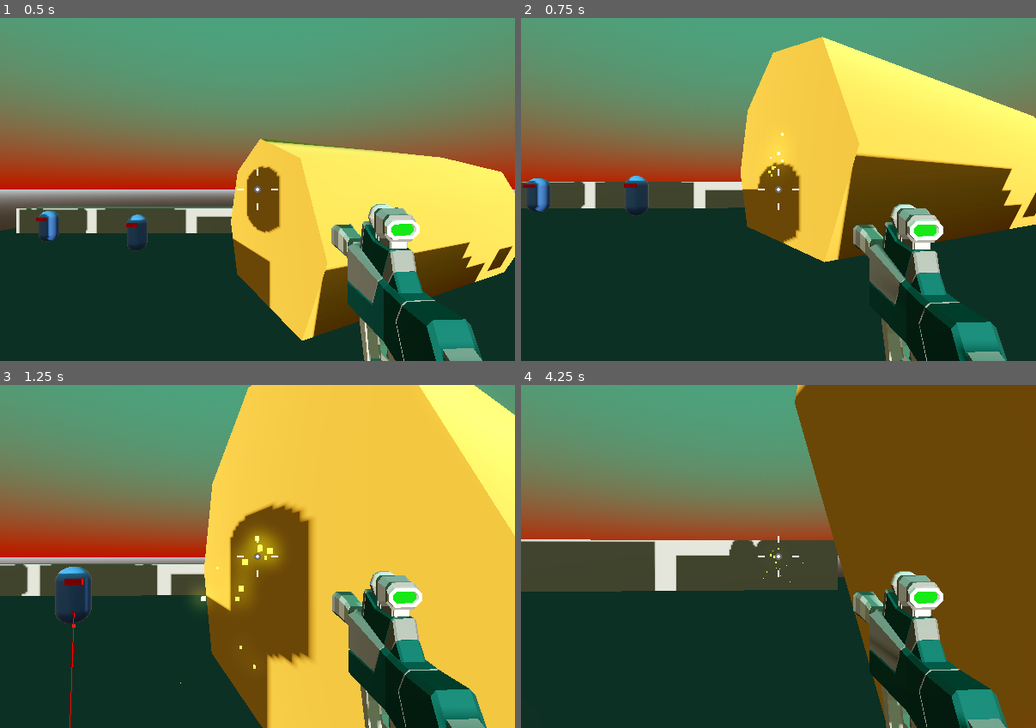
Above: before the commit, frames 1-4 (two rows, left to right).
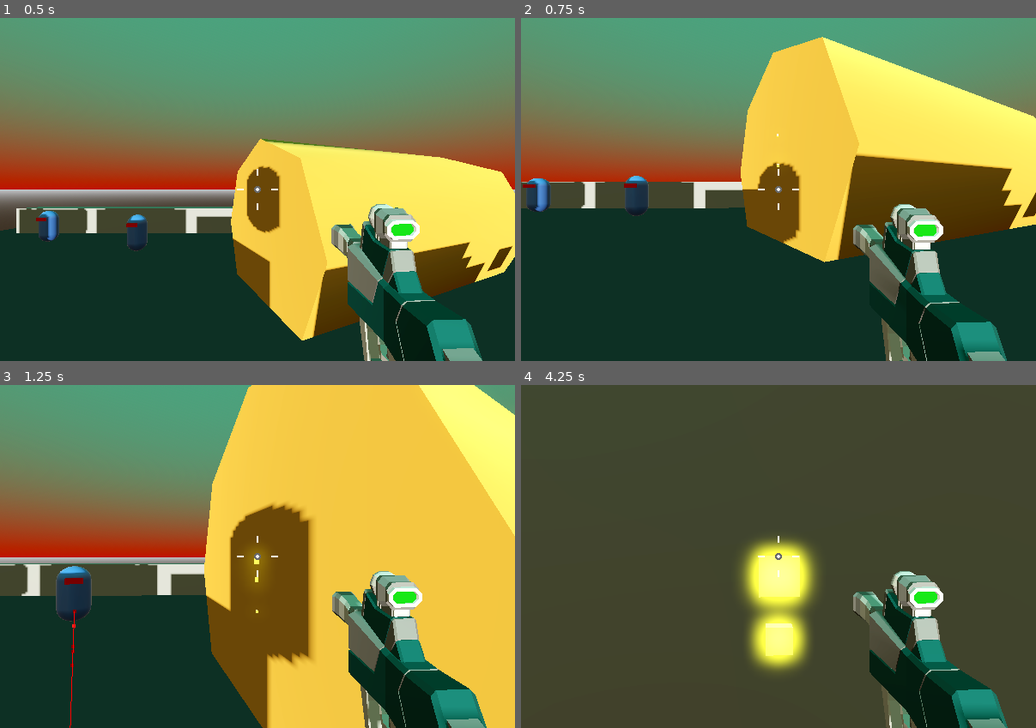
Above: after the commit, the same moments.

Repository: tiagoskaterock/robo-rampage-3d
Game: Godot game, scene res://Levels/Sandbox.tscn
The game is run twice, just before and just after one commit, with the same random seed, the same clock (stepped at 60 frames per second) and the same inputs.
Inputs (mouse positions are in pixels of both pictures, inside the frame that each line leads up to):
- Up to frame 1 (0.5 s): no input
- Up to frame 2 (0.75 s): move the mouse to (804, 189) at 0.52 s; press the mouse at (804, 189) at 0.53 s; hold Keypad 5 (up) from 0.53 s (still down)
- Up to frame 3 (1.25 s): keep holding Keypad 5 (up); tap Keypad 0 (jump) at 0.77 s
- Up to frame 4 (4.25 s): keep holding Keypad 5 (up); move the mouse to (752, 556) at 1.27 s; release the mouse at (752, 556) at 1.28 s; click (752, 556) at 1.35 s; tap Keypad 0 (jump) at 1.52, 3.02, 3.77 s; move the mouse to (788, 549) at 2.02 s; press the mouse at (788, 549) at 2.03 s; move the mouse to (773, 563) at 2.77 s; release the mouse at (773, 563) at 2.78 s; click (773, 563) at 2.85 s; move the mouse to (819, 559) at 3.52 s; press the mouse at (819, 559) at 3.53 s

Frame 1 is identical in both runs. In frame 2, less than 0.1% of the frame differs, in the area x 48-51%, y 33-47%; in frame 3, 1.3%; in frame 4, 87%, in the area x 0-100%, y 0-100%.

Commit message:
Robot not attacking when far anymore, only whe close

Diff:
--- a/Enemy/enemy.gd
+++ b/Enemy/enemy.gd
@@ -1,7 +1,7 @@
 extends CharacterBody3D
 class_name Enemy
 
-const SPEED = 5.0
+const SPEED = 3.0
 const JUMP_VELOCITY = 4.5
 
 @export var max_hitpoints := 100
@@ -16,6 +16,7 @@
 
 
 var player
+var distance
 var provoked := false
 var aggro_range := 12.0
 var hitpoints: int = max_hitpoints:
@@ -43,7 +44,7 @@
 
 	var direction = global_position.direction_to(next_position)
 
-	var distance = global_position.distance_to(player.global_position)
+	distance = global_position.distance_to(player.global_position)
 
 	if distance <= aggro_range:
 		provoked = true
@@ -51,6 +52,8 @@
 	if provoked:
 		if distance < attack_range:
 			animation_player.play("Attack")
+		else:
+			animation_player.stop()
 
 	if direction:
 		look_at_target(direction)
@@ -70,9 +73,10 @@
 
 
 func attack() -> void:
-	player.hitpoints -= attack_damage
-	player.take_damage()
-	roar()
+	if distance <= attack_range:
+		roar()
+		player.hitpoints -= attack_damage
+		player.take_damage()
 
 
 func roar():
--- a/Weapons/SMG.tscn
+++ b/Weapons/SMG.tscn
@@ -17,13 +17,10 @@
 curve = SubResource("Curve_hln43")
 
 [sub_resource type="ParticleProcessMaterial" id="ParticleProcessMaterial_br83a"]
-emission_shape_offset = Vector3(0, 0, -1)
 direction = Vector3(0, 0, 0)
 initial_velocity_min = -8.0
 initial_velocity_max = -8.0
 angular_velocity_max = 90.0
-radial_velocity_min = 2.0
-radial_velocity_max = 4.0
 gravity = Vector3(0, -1, 0)
 scale_curve = SubResource("CurveTexture_c3q17")
 
--- a/Weapons/sparks.tscn
+++ b/Weapons/sparks.tscn
@@ -15,8 +15,6 @@
 [sub_resource type="ParticleProcessMaterial" id="ParticleProcessMaterial_t3v0f"]
 angular_velocity_min = 1.0
 angular_velocity_max = 1.0
-radial_velocity_min = 1.0
-radial_velocity_max = 5.0
 scale_min = 0.5
 scale_curve = SubResource("CurveTexture_dv4ke")
 
--- a/project.godot
+++ b/project.godot
@@ -19,7 +19,6 @@
 
 window/size/viewport_width=600
 window/size/viewport_height=400
-window/size/mode=2
 
 [input]
 
